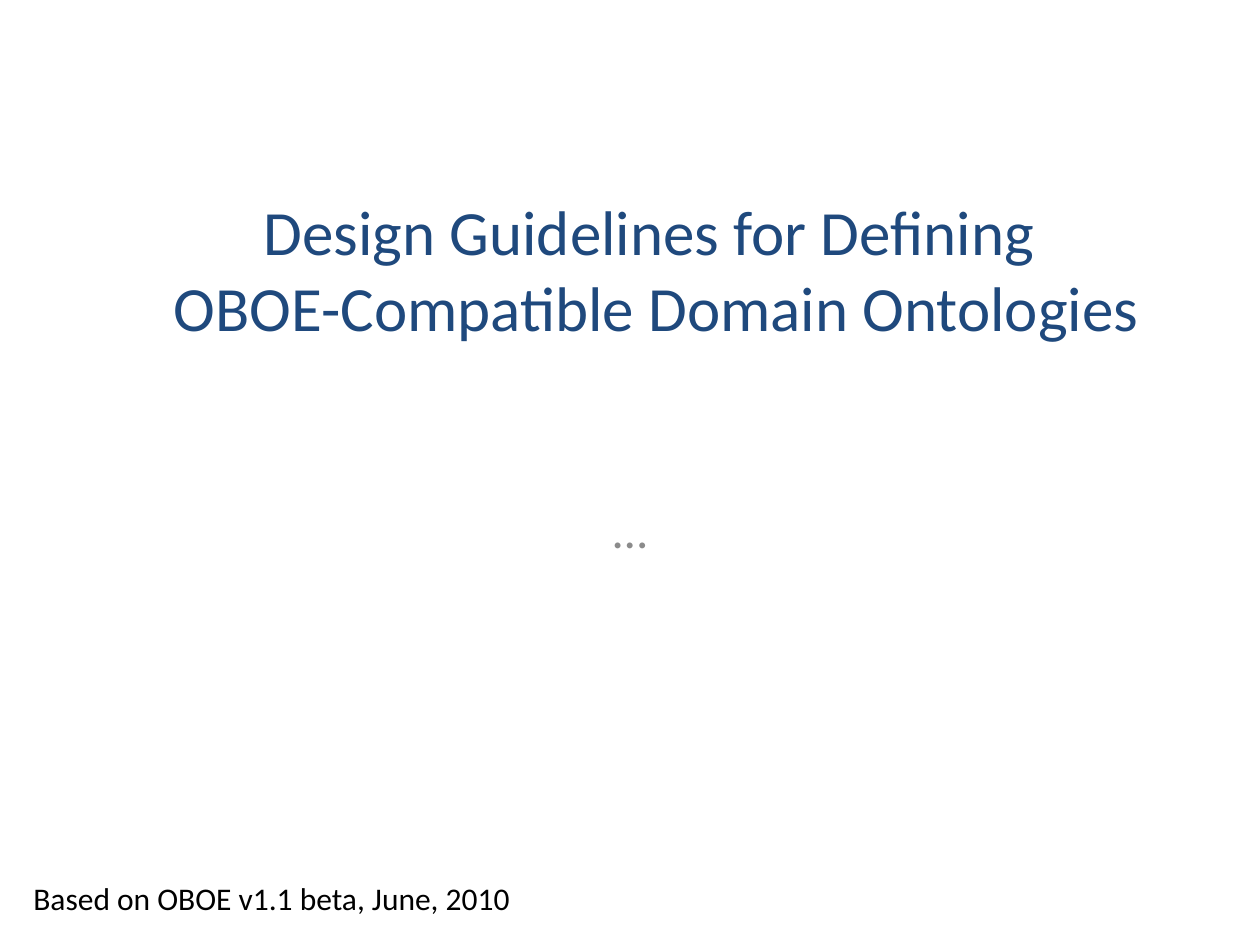
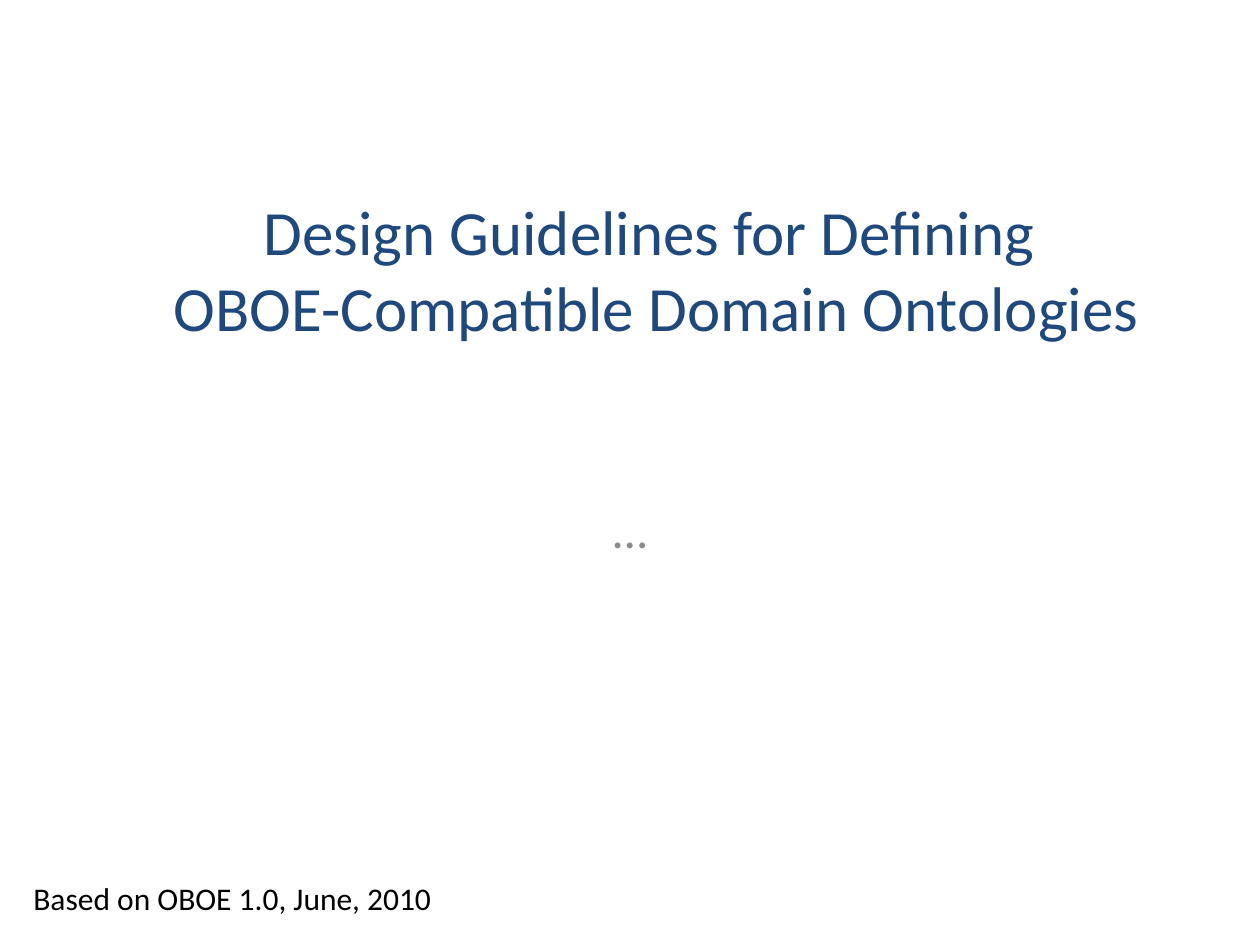
Before and after one commit to NCEAS/semtools, a slide deck: slide 1 of dev/oboe/docs/oboe-design-patterns.pptx. Drawn at 1260x945 pixels with LibreOffice and Linux fonts; fonts in the diff are those of the drawing. Boxes give left, top, right and bottom in pixels: in the first picture for what was removed or moved away, otherwise in the second. Text is boxed around its words. In the diff, an @@ line names an element or a change of style, - is before the commit and + after.

```diff
--- a/dev/oboe/docs/oboe-design-patterns.pptx
+++ b/dev/oboe/docs/oboe-design-patterns.pptx
@@ text at <box>33,888,431,914</box>: text changed @@
-Based on OBOE v1.1 beta, June, 2010
+Based on OBOE 1.0, June, 2010
```
Also in this commit, not shown: 2 other slides changed.
